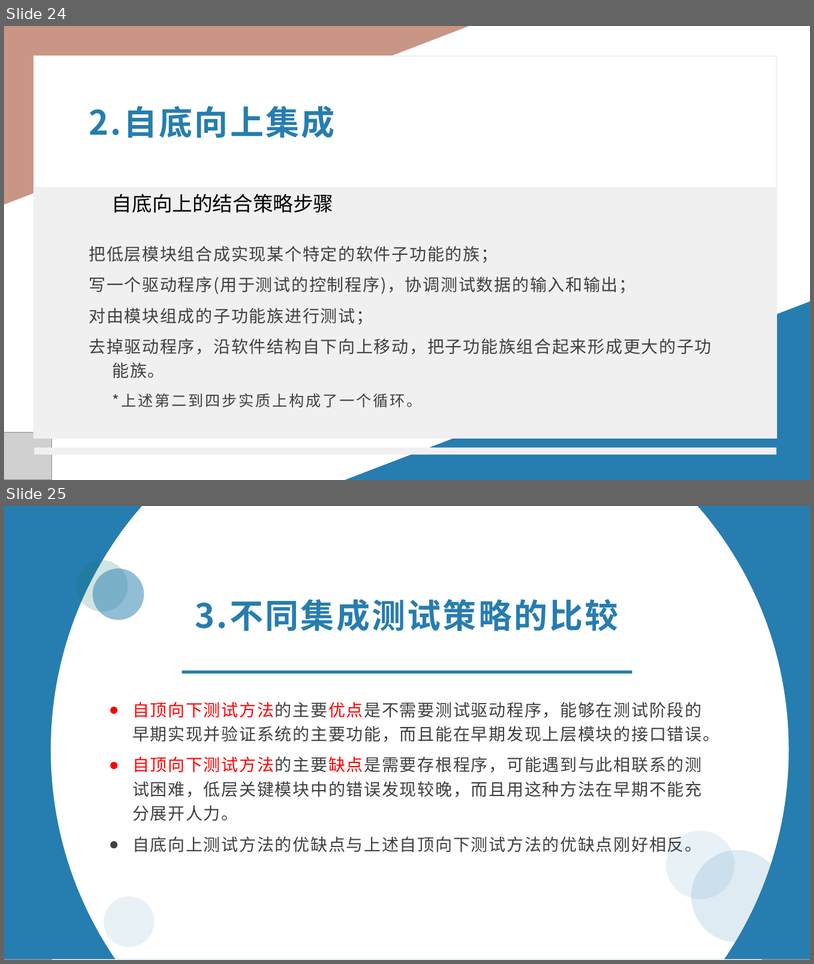
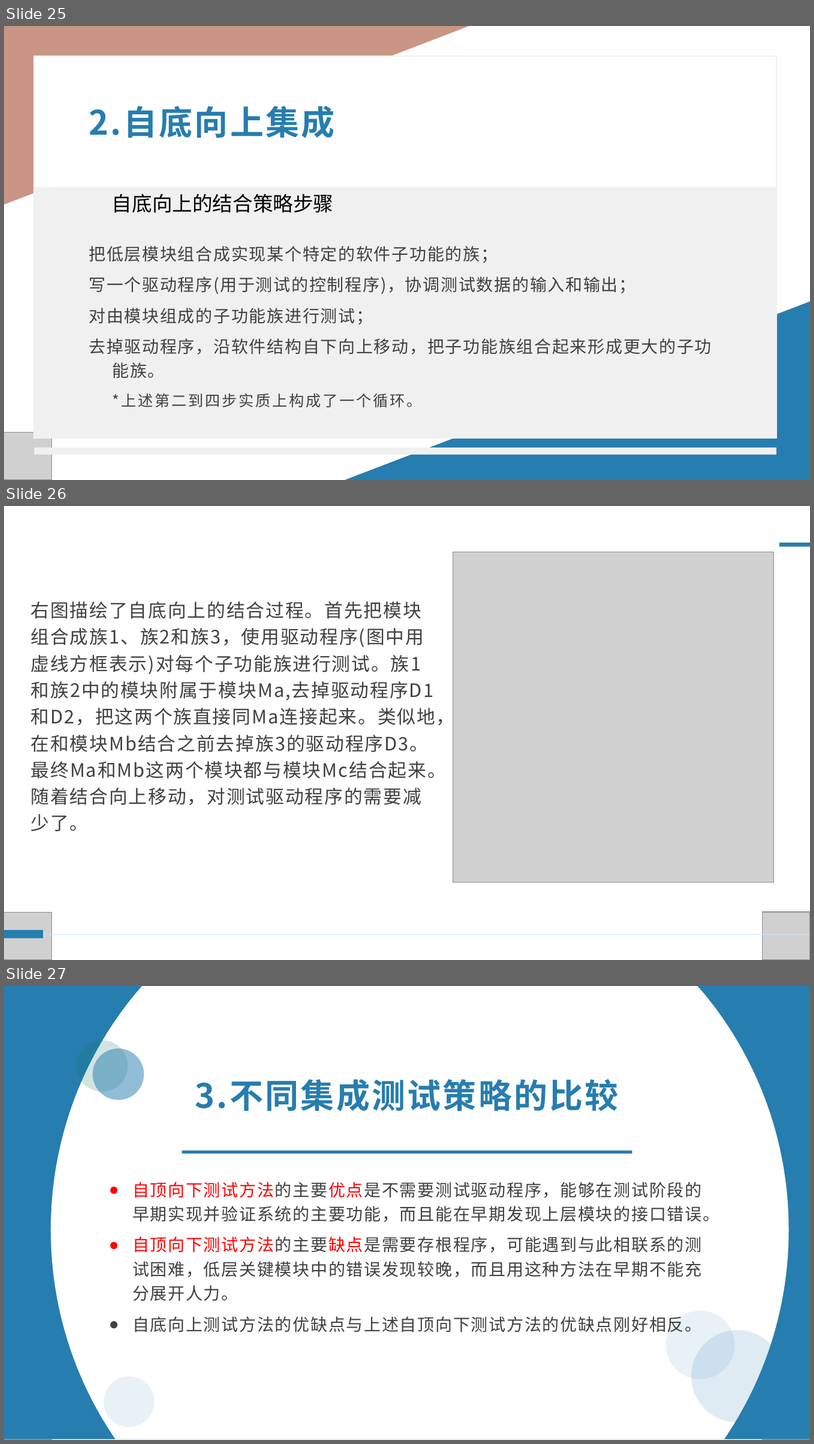
Before and after one commit to xlisses/ruang, a slide deck: implement/翻转PPT1.pptx. Shown one above the other, each under a label of ours: slides 24 and 25 before the commit, slides 25, 26 and 27 after it. The pictures are 814x964 and 814x1444 pixels, drawn with LibreOffice and Linux fonts; fonts in the diff are those of the drawing; grey boxes stand for pictures. Boxes give left, top, right and bottom in pixels: in the first picture for what was removed or moved away, otherwise in the second. Text is boxed around its words. In the diff, an @@ line names an element or a change of style, - is before the commit and + after.

Commit message:
update  ppt

```diff
--- a/implement/翻转PPT1.pptx
+++ b/implement/翻转PPT1.pptx
@@ slide 26 added at (4, 506, 810, 960), background #FFFFFF @@
@@ picture added at (453, 552, 774, 882) @@
@@ rectangle added at (780, 542, 810, 547), fill #267DAF @@
@@ text added at (31, 601, 455, 831), 22 pt, text #404040 @@
+右图描绘了自底向上的结合过程。首先把模块组合成族1、族2和族3，使用驱动程序(图中用虚线方框表示)对每个子功能族进行测试。族1和族2中的模块附属于模块Ma,去掉驱动程序D1和D2，把这两个族直接同Ma连接起来。类似地，在和模块Mb结合之前去掉族3的驱动程序D3。最终Ma和Mb这两个模块都与模块Mc结合起来。随着结合向上移动，对测试驱动程序的需要减少了。
@@ picture added at (4, 912, 52, 960) @@
@@ picture added at (763, 912, 810, 960) @@
@@ line added from (4, 934) to (810, 934), #CEE6F4 0.5 pt @@
@@ rectangle added at (4, 930, 44, 938), fill #267DAF @@
@@ what was slide 24 is now slide 25 @@
@@ what was slide 25 is now slide 27 @@
```
Also in this commit, not shown: 1 other slide added.
